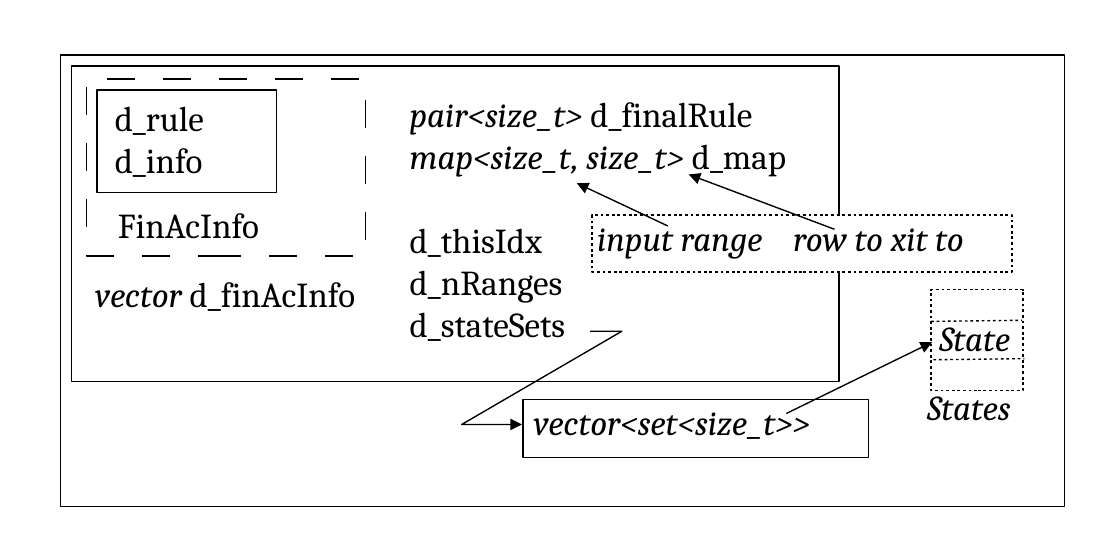
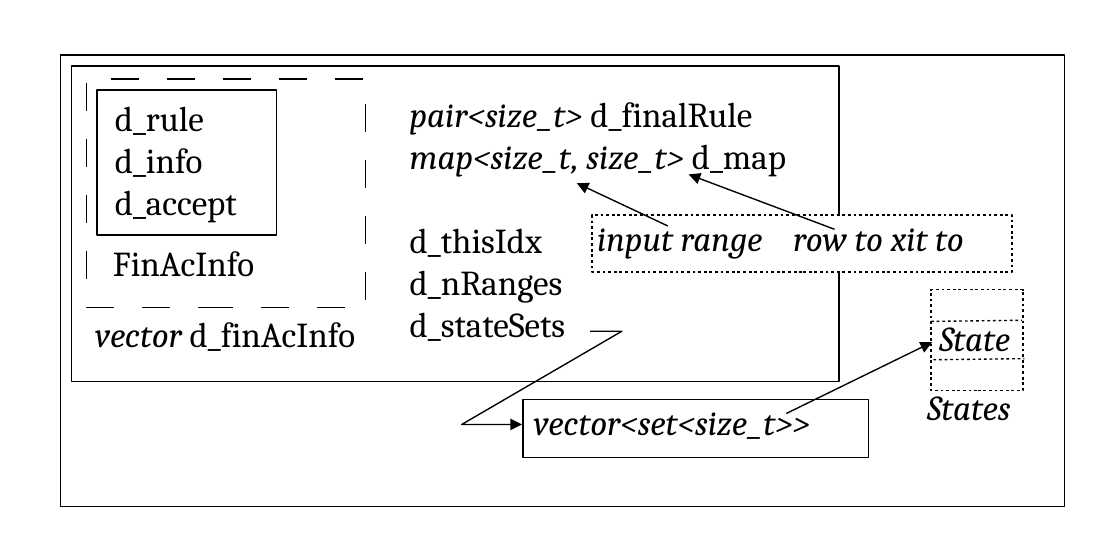
Before and after one commit to fbb-git/flexcpp, a slide deck: slide 1 of flexc++/documentation/manual/images/molds/dfarow.odp. Drawn at 1120x560 pixels with LibreOffice and Linux fonts; fonts in the diff are those of the drawing. Boxes give left, top, right and bottom in pixels: in the first picture for what was removed or moved away, otherwise in the second. Text is boxed around its words. In the diff, an @@ line names an element or a change of style, - is before the commit and + after.

```diff
--- a/flexc++/documentation/manual/images/molds/dfarow.odp
+++ b/flexc++/documentation/manual/images/molds/dfarow.odp
@@ rectangle: place and size @@
-rectangle at <box>87,78,365,255</box>
+rectangle at <box>87,78,365,307</box>
@@ rectangle: place and size @@
-rectangle at <box>97,90,276,192</box>
+rectangle at <box>97,90,276,234</box>
@@ text at <box>115,190,237,223</box>: paragraph added @@
+d_accept
@@ text "FinAcInfo": place and size @@
-text "FinAcInfo" at <box>118,213,259,239</box>
+text "FinAcInfo" at <box>113,251,254,277</box>
@@ text "vector d_finAcInfo": place and size @@
-text "vector d_finAcInfo" at <box>95,282,356,311</box>
+text "vector d_finAcInfo" at <box>95,322,356,351</box>
```
Also in this commit, not shown: 22 other files.
